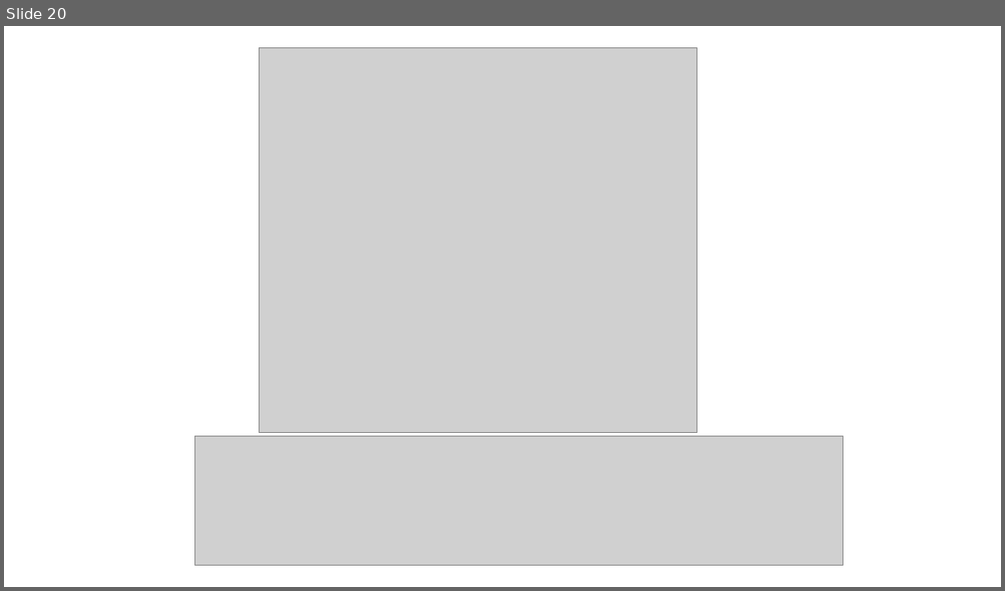
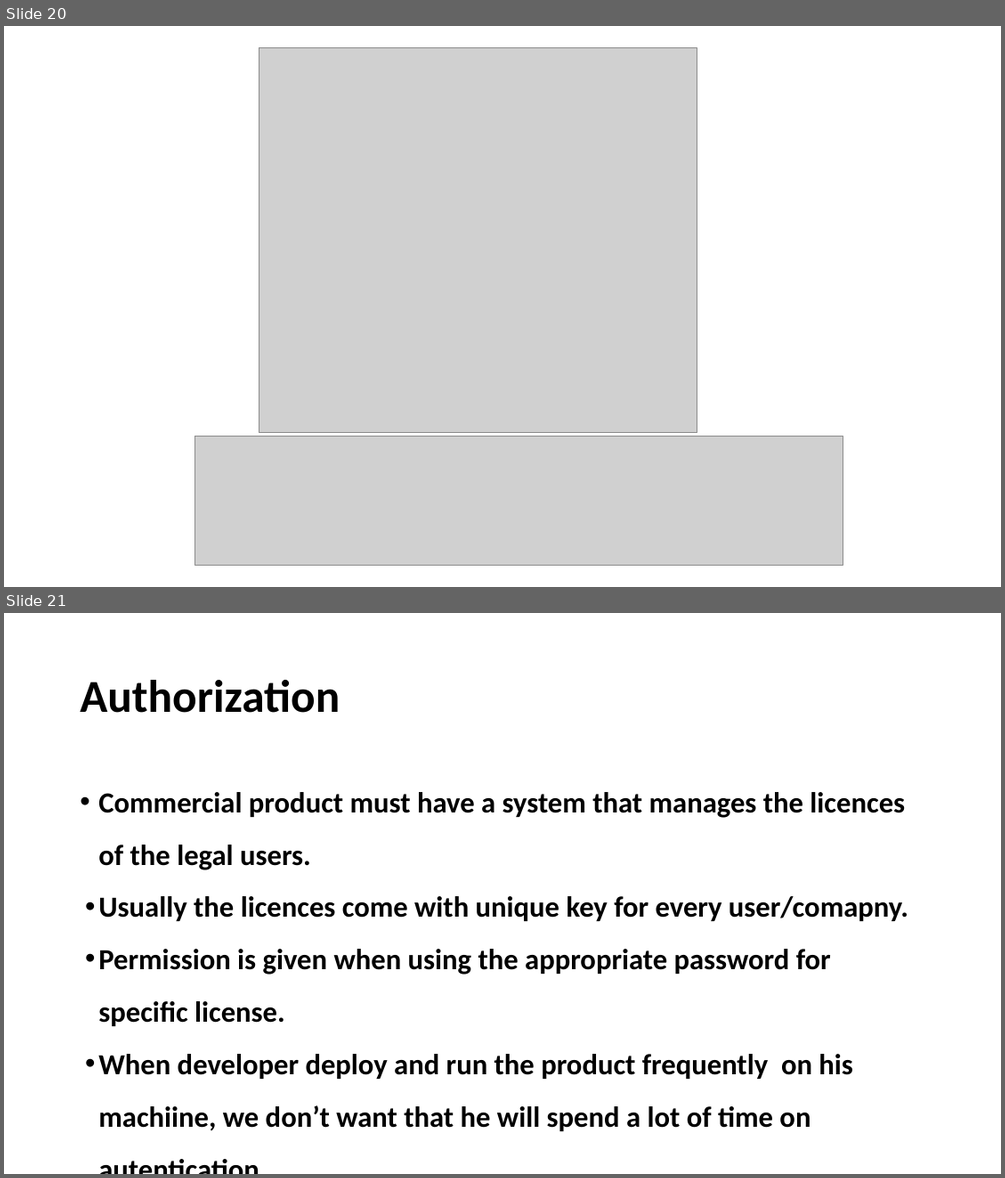
Before and after one commit to akotek/AOP, a slide deck: src/Final Project Presentation.pptx. Shown one above the other, each under a label of ours: slide 20 before the commit, slides 20 and 21 after it. The pictures are 1005x591 and 1005x1178 pixels, drawn with LibreOffice and Linux fonts; fonts in the diff are those of the drawing; grey boxes stand for pictures. Boxes give left, top, right and bottom in pixels: in the first picture for what was removed or moved away, otherwise in the second. Text is boxed around its words. In the diff, an @@ line names an element or a change of style, - is before the commit and + after.

```diff
--- a/src/Final Project Presentation.pptx
+++ b/src/Final Project Presentation.pptx
@@ slide 21 added at bbox=[4, 613, 1001, 1174], background #FFFFFF @@
@@ title added at bbox=[80, 680, 340, 713], 44 pt, text #000000, bold @@
+Authorization
@@ text added at bbox=[98, 792, 908, 1131], 28 pt, text #000000, bold @@
+• Commercial product must have a system that manages the licences of the legal users.
+• Usually the licences come with unique key for every user/comapny.
+• Permission is given when using the appropriate password for specific license.
+• When developer deploy and run the product frequently on his machiine, we don’t want that he will spend a lot of time on autentication
```
Also in this commit, not shown: 25 slides changed, 1 other slide added.
